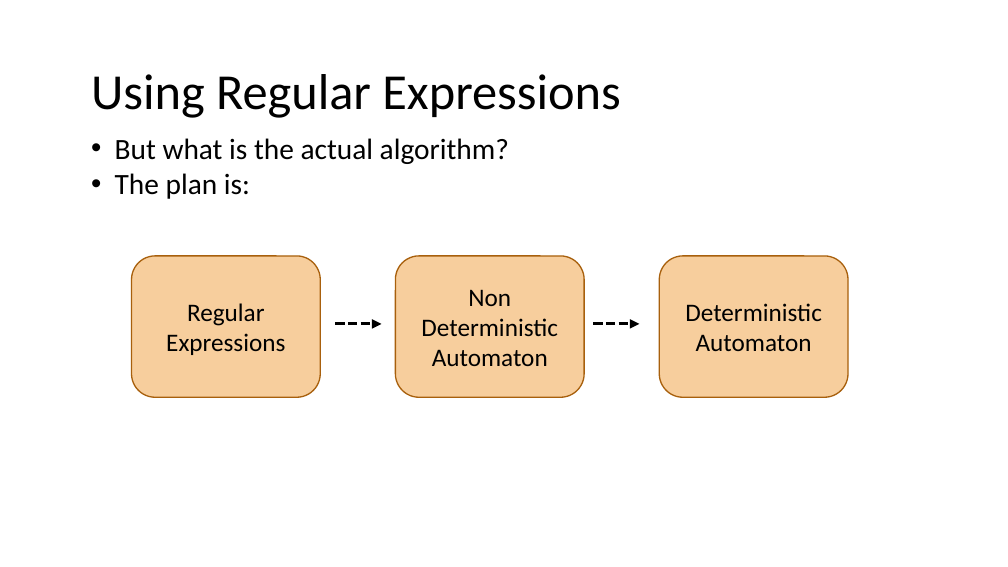
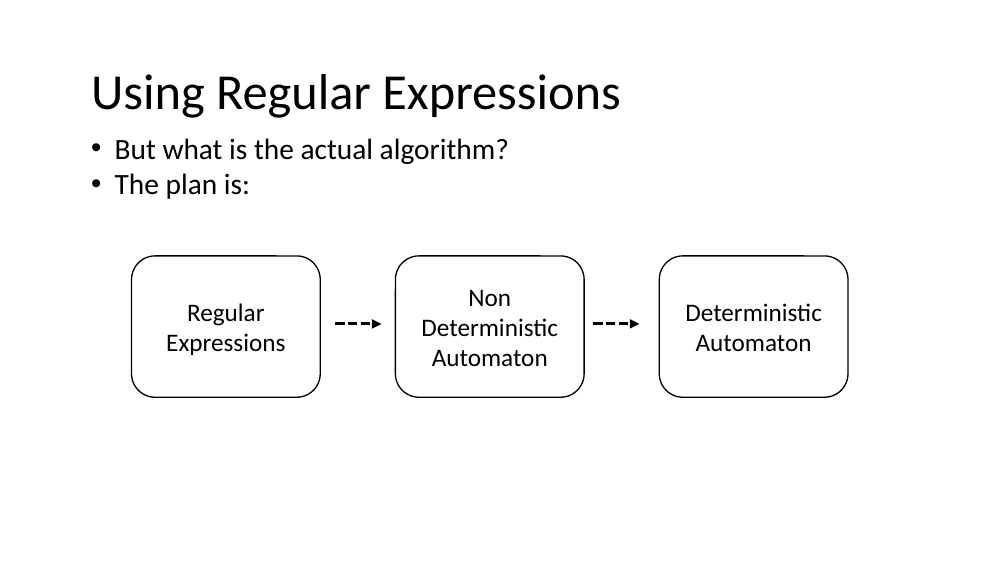
Before and after one commit to nivshani/compilation, a slide deck: slide 61 of new_slides/lexical_analysis.pptx. Drawn at 1008x567 pixels with LibreOffice and Linux fonts; fonts in the diff are those of the drawing. Boxes give left, top, right and bottom in pixels: in the first picture for what was removed or moved away, otherwise in the second. Text is boxed around its words. In the diff, an @@ line names an element or a change of style, - is before the commit and + after.

```diff
--- a/new_slides/lexical_analysis.pptx
+++ b/new_slides/lexical_analysis.pptx
@@ fill #F7CE9D to #FFFFFF; outline #A9610D 1.25 pt to #000000 1.25 pt in 3 elements at (132,256,321,397), (395,256,585,397), (659,256,848,397) @@
```
Also in this commit, not shown: 15 other slides changed, 1 other file.
